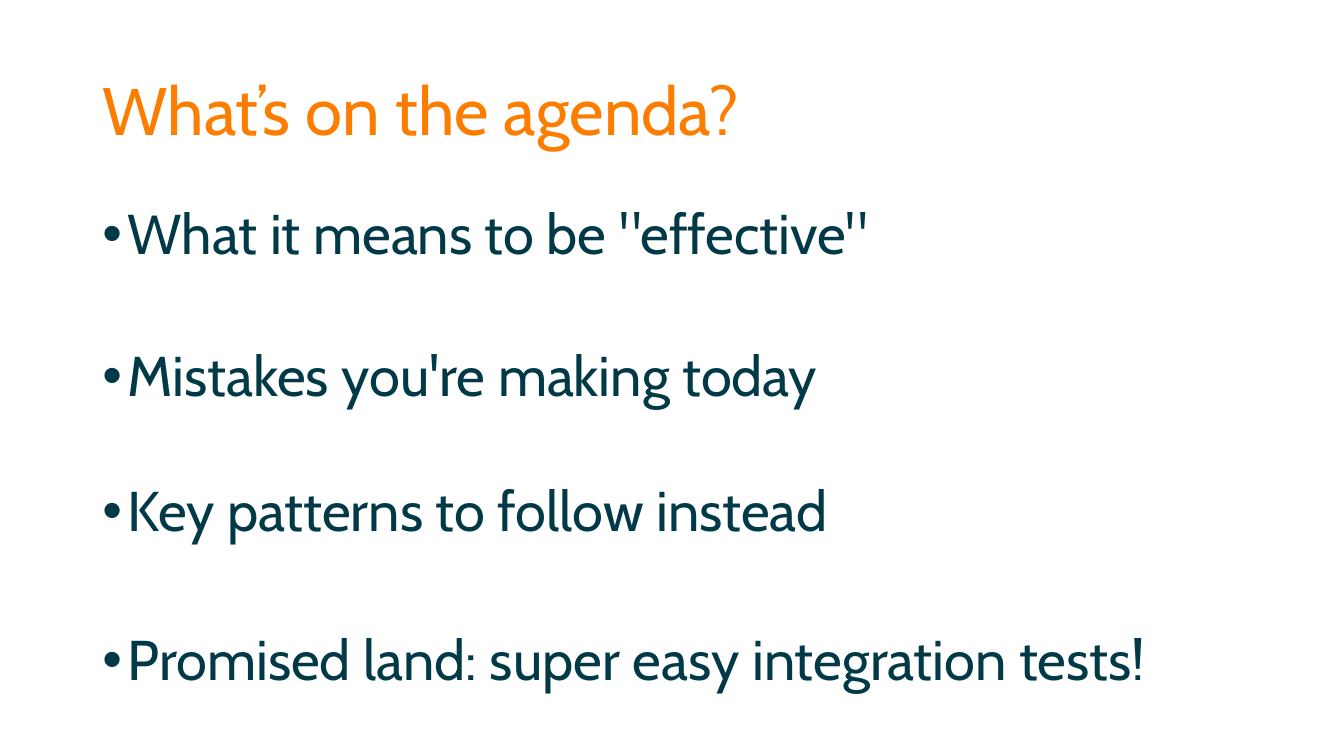
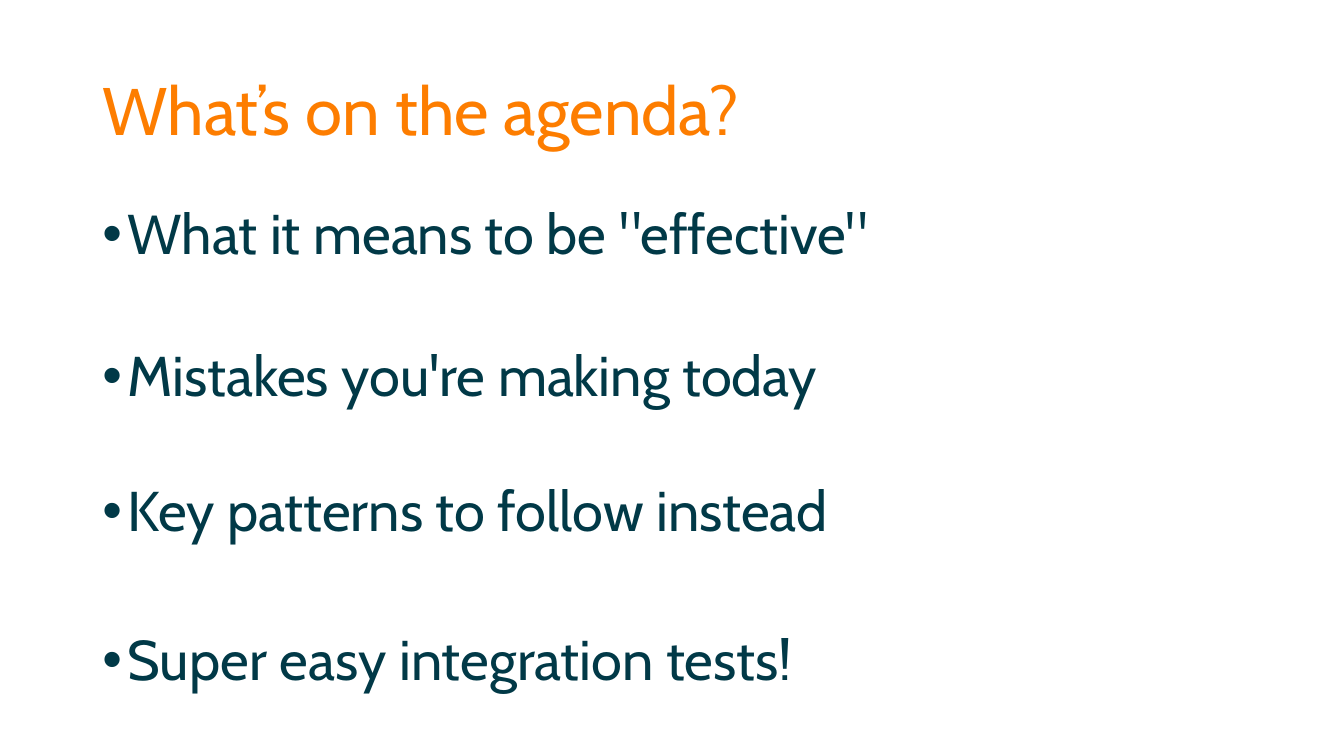
Before and after one commit to spetryjohnson/Talk-Patterns_of_Effective_Test_Setup, a slide deck: slide 16 of POETS - CodeMash 2017.pptx (slide 13 before the commit). Drawn at 1344x756 pixels with LibreOffice and Linux fonts; fonts in the diff are those of the drawing. Boxes give left, top, right and bottom in pixels: in the first picture for what was removed or moved away, otherwise in the second. Text is boxed around its words. In the diff, an @@ line names an element or a change of style, - is before the commit and + after.

```diff
--- a/POETS - CodeMash 2017.pptx
+++ b/POETS - CodeMash 2017.pptx
@@ text at box(128, 638, 792, 692): text changed @@
-• Promised land: super easy integration tests!
+• Super easy integration tests!
```
Also in this commit, not shown: 2 other slides changed, 3 slides added, 1 other file.
